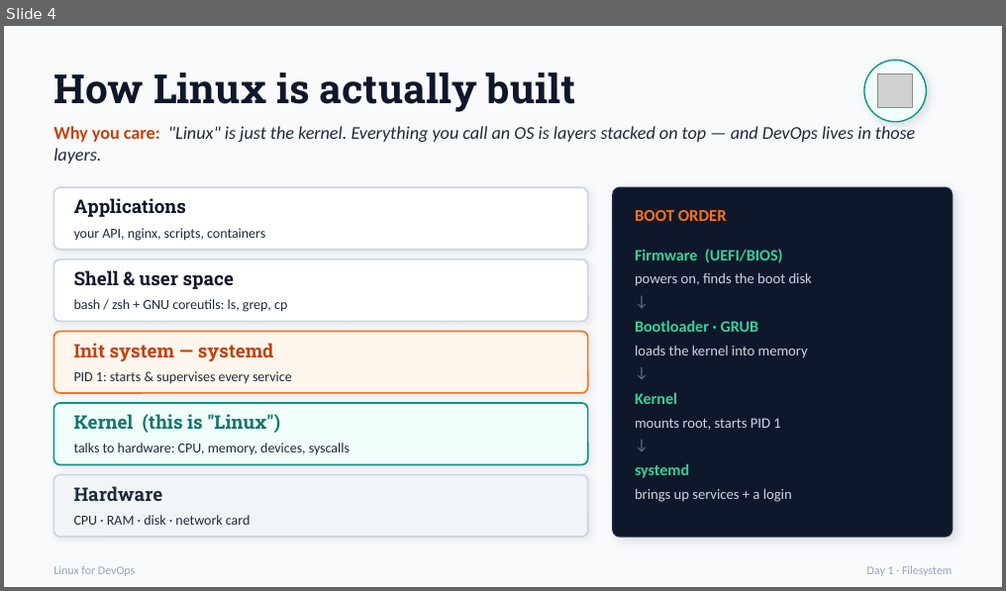
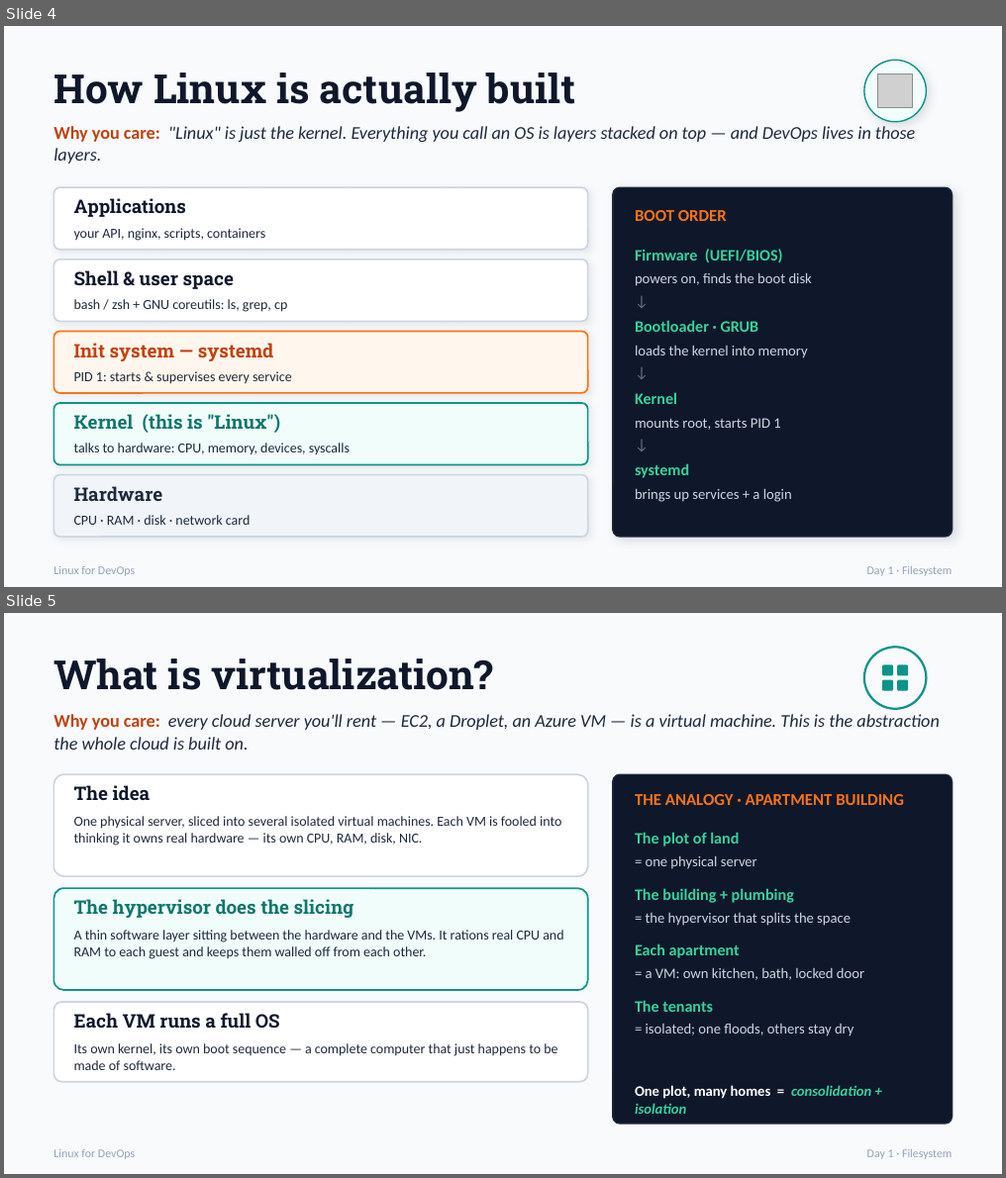
Before and after one commit to Sagyam/DevOps-Bootcamp, a slide deck: Week-1 Linux for DevOps/Linux_for_DevOps.pptx. Shown one above the other, each under a label of ours: slide 4 before the commit, slides 4 and 5 after it. The pictures are 1006x591 and 1006x1178 pixels, drawn with LibreOffice and Linux fonts; fonts in the diff are those of the drawing; grey boxes stand for pictures. Boxes give left, top, right and bottom in pixels: in the first picture for what was removed or moved away, otherwise in the second. Text is boxed around its words. In the diff, an @@ line names an element or a change of style, - is before the commit and + after.

Commit message:
Update ppt

```diff
--- a/Week-1 Linux for DevOps/Linux_for_DevOps.pptx
+++ b/Week-1 Linux for DevOps/Linux_for_DevOps.pptx
@@ slide 5 added at box(4, 613, 1002, 1174), background #F8FAFC @@
@@ text added at box(54, 659, 494, 690), 29 pt, text #0F172A, bold @@
+What is virtualization?
@@ ellipse added at box(864, 647, 926, 709), outline #0D9488 1.6 pt @@
@@ rounded rectangle added at box(882, 664, 893, 676), fill #0D9488 @@
@@ rounded rectangle added at box(897, 664, 908, 676), fill #0D9488 @@
@@ rounded rectangle added at box(882, 680, 893, 691), fill #0D9488 @@
@@ rounded rectangle added at box(897, 680, 908, 691), fill #0D9488 @@
@@ text added at box(54, 714, 939, 750), 13 pt, text #1E293B, italic @@
+Why you care: every cloud server you'll rent — EC2, a Droplet, an Azure VM — is a virtual machine. This is the abstraction the whole cloud is built on.
@@ rounded rectangle added at box(54, 774, 588, 876), fill #FFFFFF, outline #CBD5E1 1.2 pt @@
@@ text added at box(74, 785, 151, 800), 13.5 pt, text #0F172A, bold @@
+The idea
@@ rounded rectangle added at box(613, 774, 952, 1124), fill #0F172A, outline #1E293B 1 pt @@
@@ text added at box(74, 816, 561, 846), 10 pt, text #1E293B @@
+One physical server, sliced into several isolated virtual machines. Each VM is fooled into thinking it owns real hardware — its own CPU, RAM, disk, NIC.
@@ text added at box(635, 794, 904, 805), 12 pt, text #F97316, bold @@
+THE ANALOGY · APARTMENT BUILDING
@@ text added at box(635, 832, 739, 847), 11.5 pt, text #34D399, bold @@
+The plot of land
@@ text added at box(646, 857, 757, 869), 10.5 pt, text #CBD5E1 @@
+= one physical server
@@ rounded rectangle added at box(54, 888, 588, 990), fill #F0FDFA, outline #0D9488 1.2 pt @@
@@ text added at box(74, 899, 353, 918), 13.5 pt, text #0F766E, bold @@
+The hypervisor does the slicing
@@ text added at box(635, 888, 794, 903), 11.5 pt, text #34D399, bold @@
+The building + plumbing
@@ text added at box(74, 930, 563, 959), 10 pt, text #1E293B @@
+A thin software layer sitting between the hardware and the VMs. It rations real CPU and RAM to each guest and keeps them walled off from each other.
@@ text added at box(646, 913, 850, 926), 10.5 pt, text #CBD5E1 @@
+= the hypervisor that splits the space
@@ text added at box(635, 944, 740, 959), 11.5 pt, text #34D399, bold @@
+Each apartment
@@ text added at box(646, 968, 864, 980), 10.5 pt, text #CBD5E1 @@
+= a VM: own kitchen, bath, locked door
@@ rounded rectangle added at box(54, 1002, 588, 1082), fill #FFFFFF, outline #CBD5E1 1.2 pt @@
@@ text added at box(74, 1013, 280, 1028), 13.5 pt, text #0F172A, bold @@
+Each VM runs a full OS
@@ text added at box(635, 1000, 713, 1012), 11.5 pt, text #34D399, bold @@
+The tenants
@@ text added at box(646, 1024, 853, 1037), 10.5 pt, text #CBD5E1 @@
+= isolated; one floods, others stay dry
@@ text added at box(74, 1044, 557, 1070), 10 pt, text #1E293B @@
+Its own kernel, its own boot sequence — a complete computer that just happens to be made of software.
@@ text added at box(635, 1085, 871, 1114), 10.5 pt, text #34D399, bold, italic @@
+One plot, many homes = consolidation + isolation
@@ text added at box(54, 1150, 135, 1159), 8.5 pt, text #94A3B8 @@
+Linux for DevOps
@@ text added at box(867, 1150, 951, 1159), 8.5 pt, text #94A3B8 @@
+Day 1 · Filesystem
```
Also in this commit, not shown: 1 other slide added, 1 other file.
